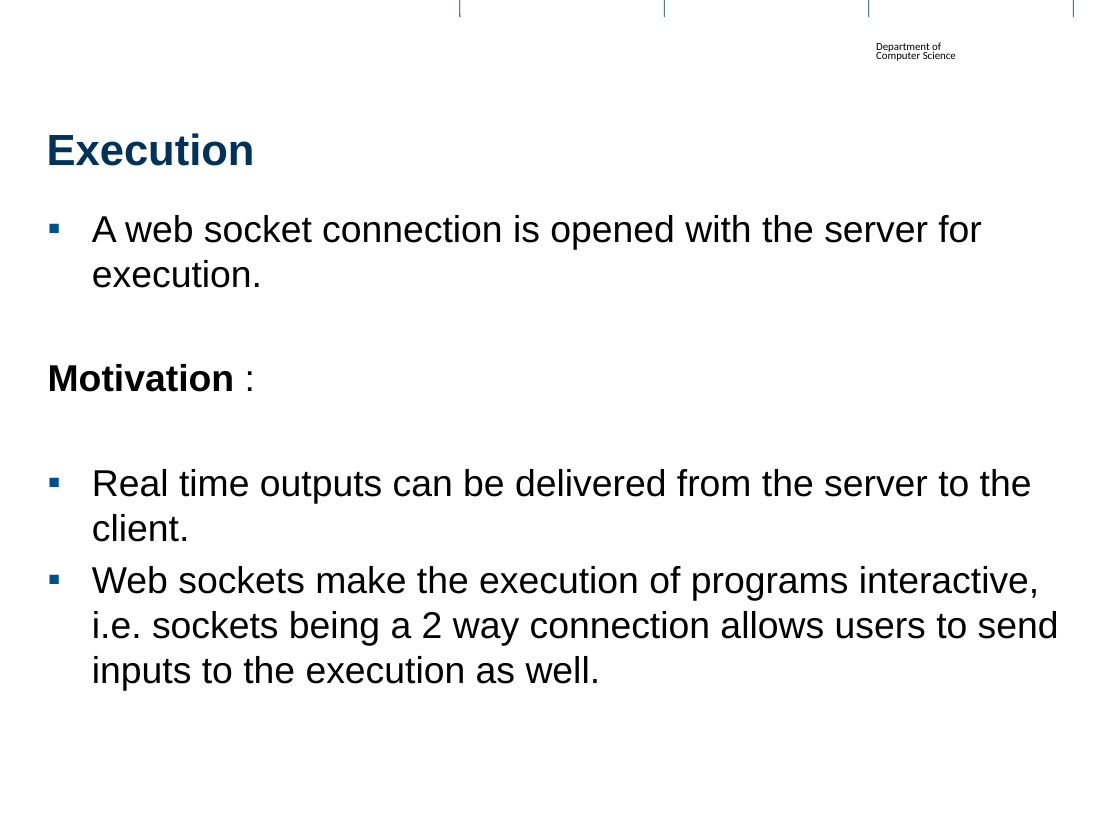
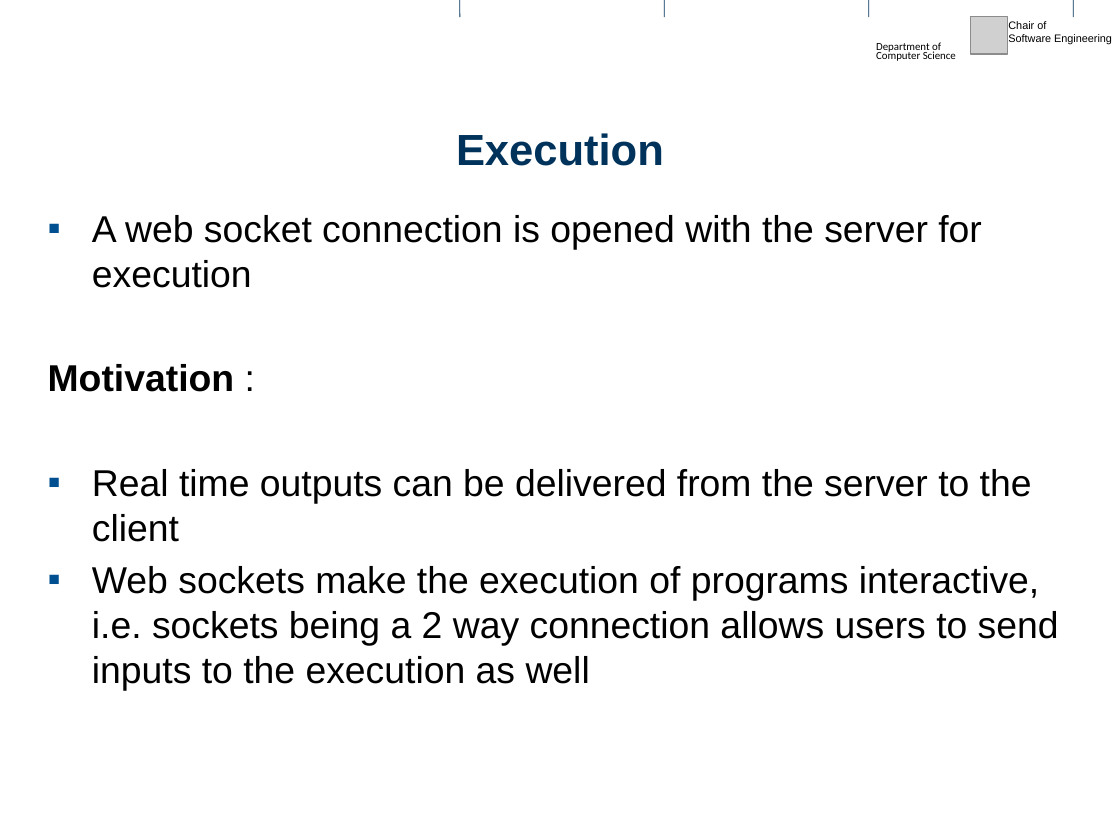
Before and after one commit to kediamanav/Mantra, a slide deck: slide 9 of server_app/my_project.pptx (slide 10 before the commit). Drawn at 1120x840 pixels with LibreOffice and Linux fonts; fonts in the diff are those of the drawing; grey boxes stand for pictures; background and template pictures are left out. Boxes give left, top, right and bottom in pixels: in the first picture for what was removed or moved away, otherwise in the second. Text is boxed around its words. In the diff, an @@ line names an element or a change of style, - is before the commit and + after.

```diff
--- a/server_app/my_project.pptx
+++ b/server_app/my_project.pptx
@@ picture added at (971, 17, 1008, 55) @@
@@ text added at (1008, 21, 1112, 44), 7 pt, text #000000 @@
+Chair of
+Software Engineering
@@ title "Execution" at (456, 133, 664, 166): alignment left to centre @@
@@ text at (92, 215, 982, 288): text changed @@
-▪ A web socket connection is opened with the server for execution.
+▪ A web socket connection is opened with the server for execution
@@ text at (92, 469, 1059, 690): text changed @@
-▪ Real time outputs can be delivered from the server to the client.
-▪ Web sockets make the execution of programs interactive, i.e. sockets being a 2 way connection allows users to send inputs to the execution as well.
+▪ Real time outputs can be delivered from the server to the client
+▪ Web sockets make the execution of programs interactive, i.e. sockets being a 2 way connection allows users to send inputs to the execution as well
```
Also in this commit, not shown: 13 other slides changed, 2 slides added, 4 slides removed, 4 other files.
